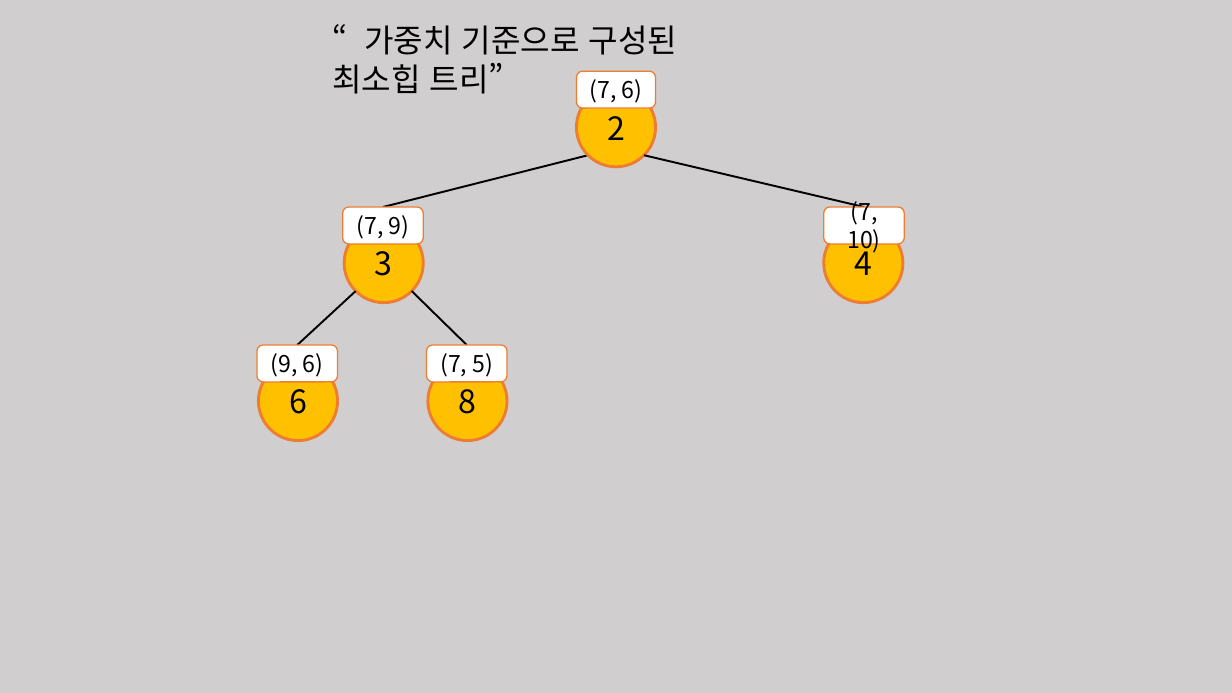
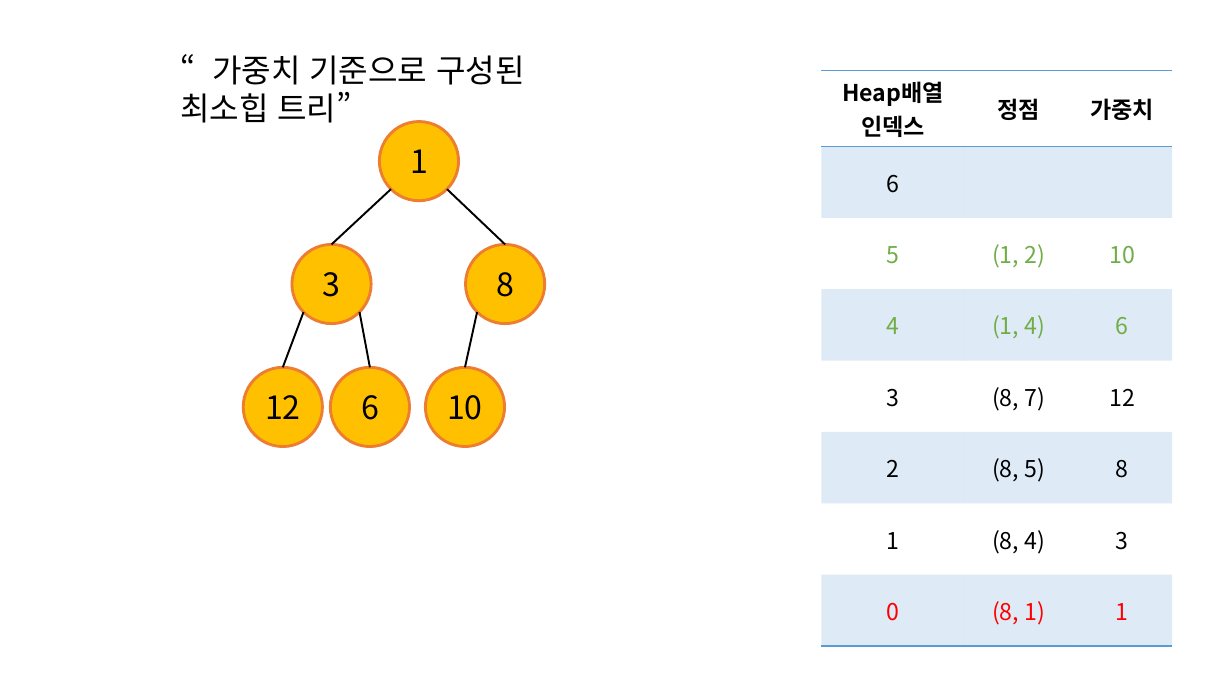
Before and after one commit to comedu20/graph_algorithm, a slide deck: slide 13 of 예제 5_9번/프리젠테이션3.pptx. Drawn at 1232x693 pixels with LibreOffice and Linux fonts; fonts in the diff are those of the drawing. Boxes give left, top, right and bottom in pixels: in the first picture for what was removed or moved away, otherwise in the second. Text is boxed around its words. In the diff, an @@ line names an element or a change of style, - is before the commit and + after.

```diff
--- a/예제 5_9번/프리젠테이션3.pptx
+++ b/예제 5_9번/프리젠테이션3.pptx
@@ background #D0CECE to #FFFFFF @@
@@ text "“가중치 기준으로 구성된 최소힙 트리”" moved from (x1=332, y1=25, x2=677, y2=94) to (x1=180, y1=55, x2=524, y2=123) @@
@@ ellipse removed at (x1=577, y1=88, x2=656, y2=167) @@
-2
@@ rounded rectangle removed at (x1=577, y1=71, x2=656, y2=108) @@
-(7, 6)
@@ table added at (x1=822, y1=70, x2=1172, y2=637), 8 rows, 3 columns @@
+Heap배열 / 인덱스 | 정점 | 가중치
+6 |  | 
+5 | (1, 2) | 10
+4 | (1, 4) | 6
+3 | (8, 7) | 12
+2 | (8, 5) | 8
+1 | (8, 4) | 3
+0 | (8, 1) | 1
@@ ellipse added at (x1=380, y1=122, x2=459, y2=201), fill #FFC000, outline #ED7D31 2.25 pt, 25 pt, text #000000 @@
+1
@@ line removed from (644, 155) to (864, 207) @@
@@ line added from (391, 189) to (332, 245), #000000 1.5 pt @@
@@ rounded rectangle removed at (x1=343, y1=207, x2=423, y2=244) @@
-(7, 9)
@@ line moved from (588, 155) - (383, 207) to (447, 189) - (506, 245) @@
@@ rounded rectangle removed at (x1=824, y1=207, x2=905, y2=244) @@
-(7, 10)
@@ ellipse removed at (x1=824, y1=224, x2=904, y2=303) @@
-4
@@ ellipse "3" moved from (x1=344, y1=224, x2=423, y2=303) to (x1=292, y1=245, x2=372, y2=324) @@
@@ ellipse "8" moved from (x1=428, y1=361, x2=507, y2=441) to (x1=466, y1=245, x2=545, y2=324) @@
@@ line moved from (356, 291) - (298, 345) to (304, 312) - (283, 368) @@
@@ line added from (360, 312) to (370, 368), #000000 1.5 pt @@
@@ line moved from (412, 291) - (467, 345) to (477, 312) - (465, 368) @@
@@ rounded rectangle removed at (x1=257, y1=345, x2=337, y2=382) @@
-(9, 6)
@@ rounded rectangle removed at (x1=427, y1=345, x2=507, y2=382) @@
-(7, 5)
@@ ellipse added at (x1=243, y1=368, x2=323, y2=447), fill #FFC000, outline #ED7D31 2.25 pt, 25 pt, text #000000 @@
+12
@@ ellipse "6" moved from (x1=259, y1=361, x2=338, y2=441) to (x1=330, y1=368, x2=409, y2=447) @@
@@ ellipse added at (x1=425, y1=368, x2=505, y2=447), fill #FFC000, outline #ED7D31 2.25 pt, 25 pt, text #000000 @@
+10
```
Also in this commit, not shown: 26 other slides changed, 1 slide added, 1 slide removed, 13 other files.
